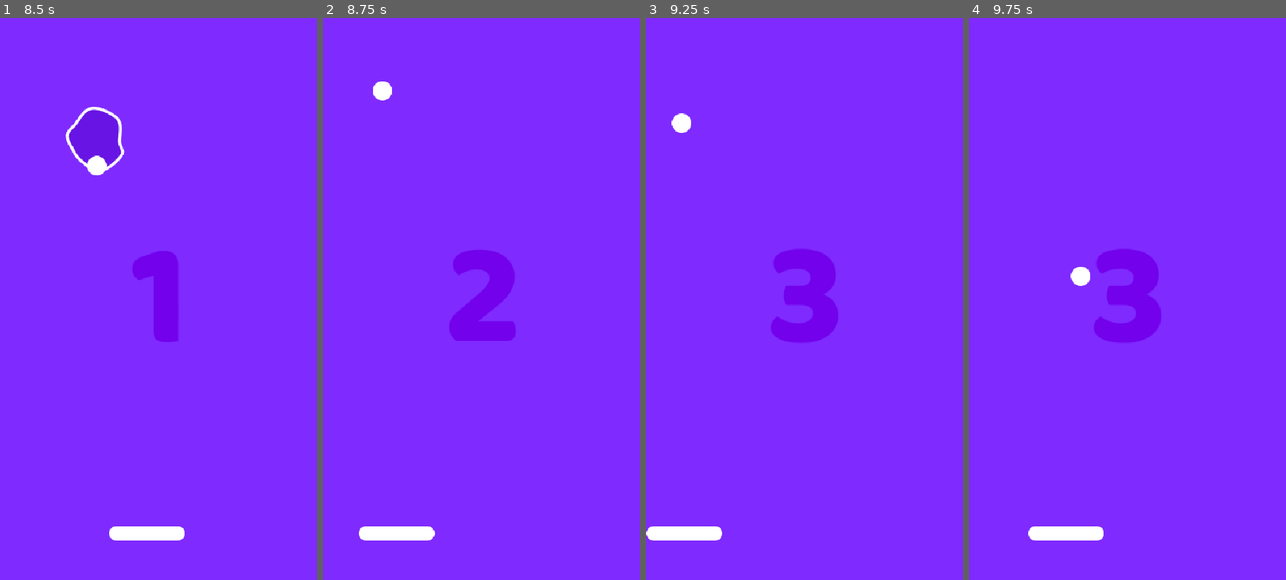
Above: before the commit, frames 1-4 (left to right).
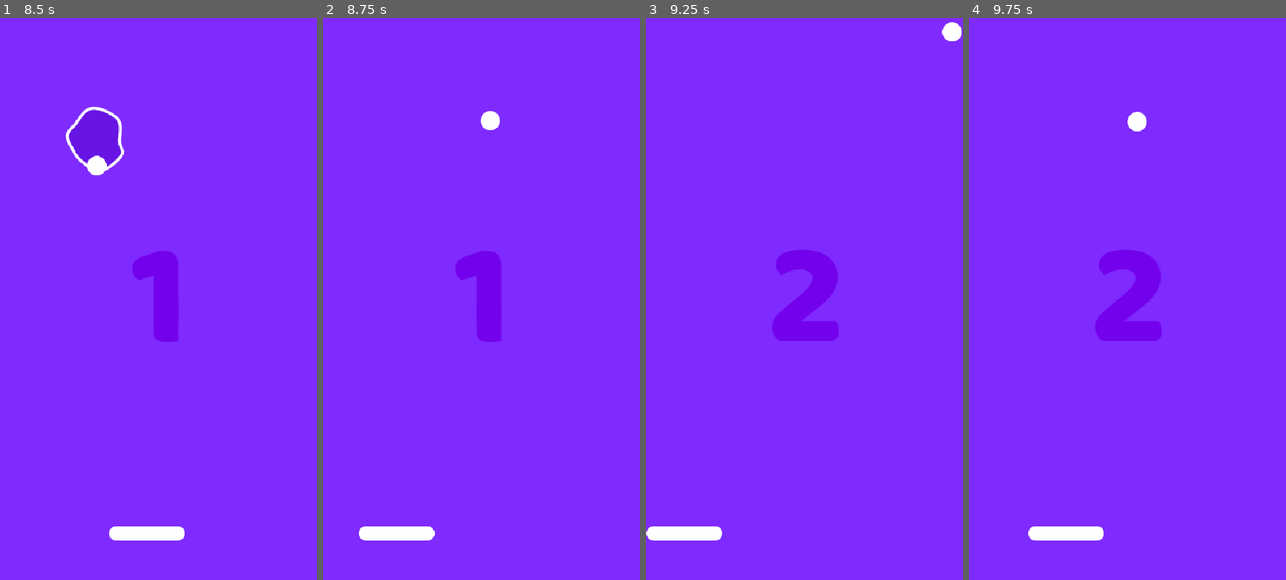
Above: after the commit, the same moments.

Repository: woliveiras/space-pong
Game: Godot game, scene res://Scenes/game.tscn
Two runs of this game, one before a commit and one after it. Both use one fixed random seed, a clock stepped at 60 frames per second and the inputs below. Sound files missing from this copy of the repository are replaced by a short silence.
Inputs:
- Up to frame 1 (8.5 s): tap Space (Start) at 0.5, 1.35, 2.85, 4.35, 5.85, 7.35 s; hold Right (MoveRight) 0.53-1.28 s; hold Space (Start) 0.53-1.28 s; hold Left (MoveLeft) 1.28-2.03 s; hold Space (Start) 2.03-2.78 s; hold Right (MoveRight) 2.03-3.53 s; hold Space (Start) 3.53-4.28 s; hold Left (MoveLeft) 3.53-5.78 s; hold Space (Start) 5.03-5.78 s; hold Right (MoveRight) 5.78-8.03 s; hold Space (Start) 6.53-7.28 s; hold Left (MoveLeft) from 8.03 s (still down); hold Space (Start) from 8.03 s (still down)
- Up to frame 2 (8.75 s): keep holding Left (MoveLeft); keep holding Space (Start)
- Up to frame 3 (9.25 s): keep holding Left (MoveLeft); release Space (Start) at 8.78 s; tap Space (Start) at 8.85 s
- Up to frame 4 (9.75 s): release Left (MoveLeft) at 9.53 s; hold Right (MoveRight) from 9.53 s (still down); hold Space (Start) from 9.53 s (still down)

Frame 1 is identical in both runs. In frame 2, 1.6% of the frame differs, in the area x 15-61%, y 11-58%; in frame 3, 1.2%; in frame 4, 1.2%.

Commit message:
feat: change direction of the ball when collide with asteroids

Diff:
--- a/Scenes/asteroid.tscn
+++ b/Scenes/asteroid.tscn
@@ -16,7 +16,7 @@
 [node name="Sprite2D" type="Sprite2D" parent="."]
 texture = ExtResource("1_0tomg")
 
-[node name="CollisionShape2D" type="CollisionShape2D" parent="."]
+[node name="CollisionShape2D" type="CollisionShape2D" parent="." groups=["asteroids"]]
 shape = SubResource("CircleShape2D_a2bka")
 
 [node name="VisibleOnScreenNotifier2D" type="VisibleOnScreenNotifier2D" parent="."]
--- a/Scripts/asteroid.gd
+++ b/Scripts/asteroid.gd
@@ -30,9 +30,13 @@
 	queue_free()
 
 func _on_body_entered(body: Node2D) -> void:
+	if body.has_method("set_velocity"):  # Verifica se o corpo tem o método para alterar a velocidade
+		# Altere a direção da bola para um lado aleatório
+		var new_direction = Vector2(randf() * 2 - 1, randf() * 2 - 1).normalized()
+		body.set_velocity(new_direction * body.velocity.length())  # Ajusta a velocidade da bola
+
 	audio_collision_ball.play()
-	body.pongs += 1
-	sprite_2d.visible = false
+	sprite_2d.visible = false  # Torna o sprite invisível após a colisão
 
 func _on_audio_collision_ball_finished() -> void:
 	queue_free()
--- a/Scripts/ball.gd
+++ b/Scripts/ball.gd
@@ -19,6 +19,7 @@
 
 		if collision != null:
 			audio_impact.play()
+
 			if collision.get_collider().name == "TopWall":
 				if (velocity.length() > max_speed):
 					pongs += 1
--- a/Scripts/game.gd
+++ b/Scripts/game.gd
@@ -112,6 +112,8 @@
 	var asteroids = get_tree().get_nodes_in_group("asteroids")
 
 	for asteroid in asteroids:
-		asteroid.get_node("Sprite2D").texture = res_asteroids[key_asteroid]
+		var sprite_node = asteroid.get_node("Sprite2D")
+		if sprite_node:
+			sprite_node.texture = res_asteroids[key_asteroid]
 
 	new_asteroid_color = res_asteroids[key_asteroid]
